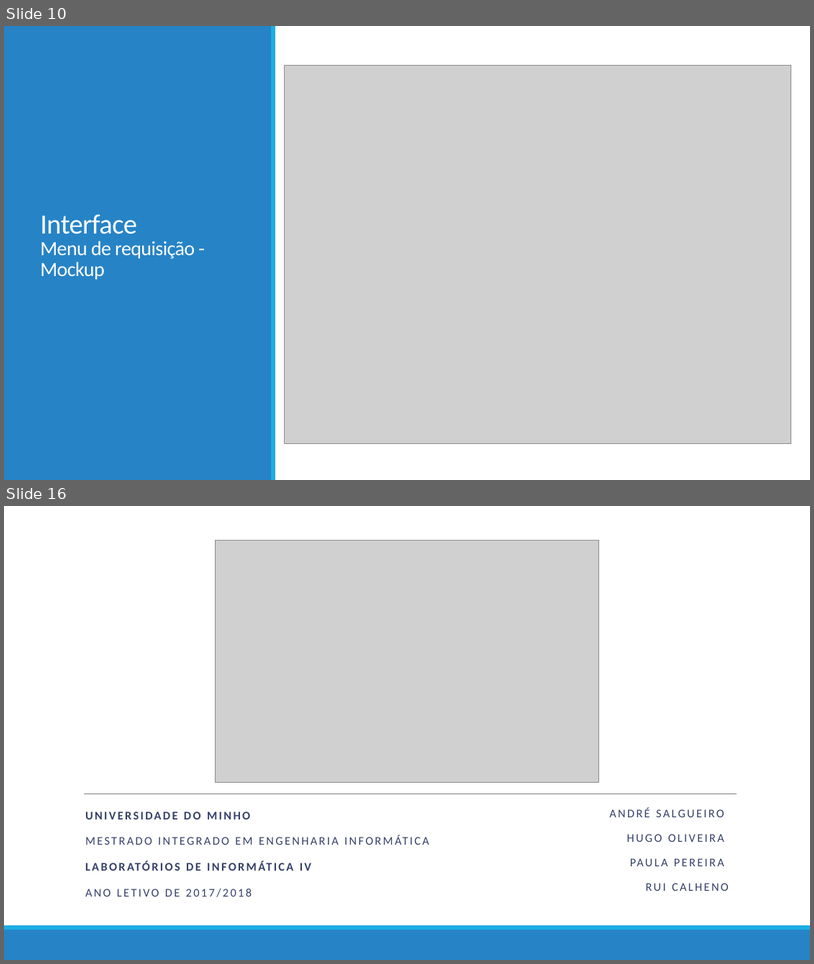
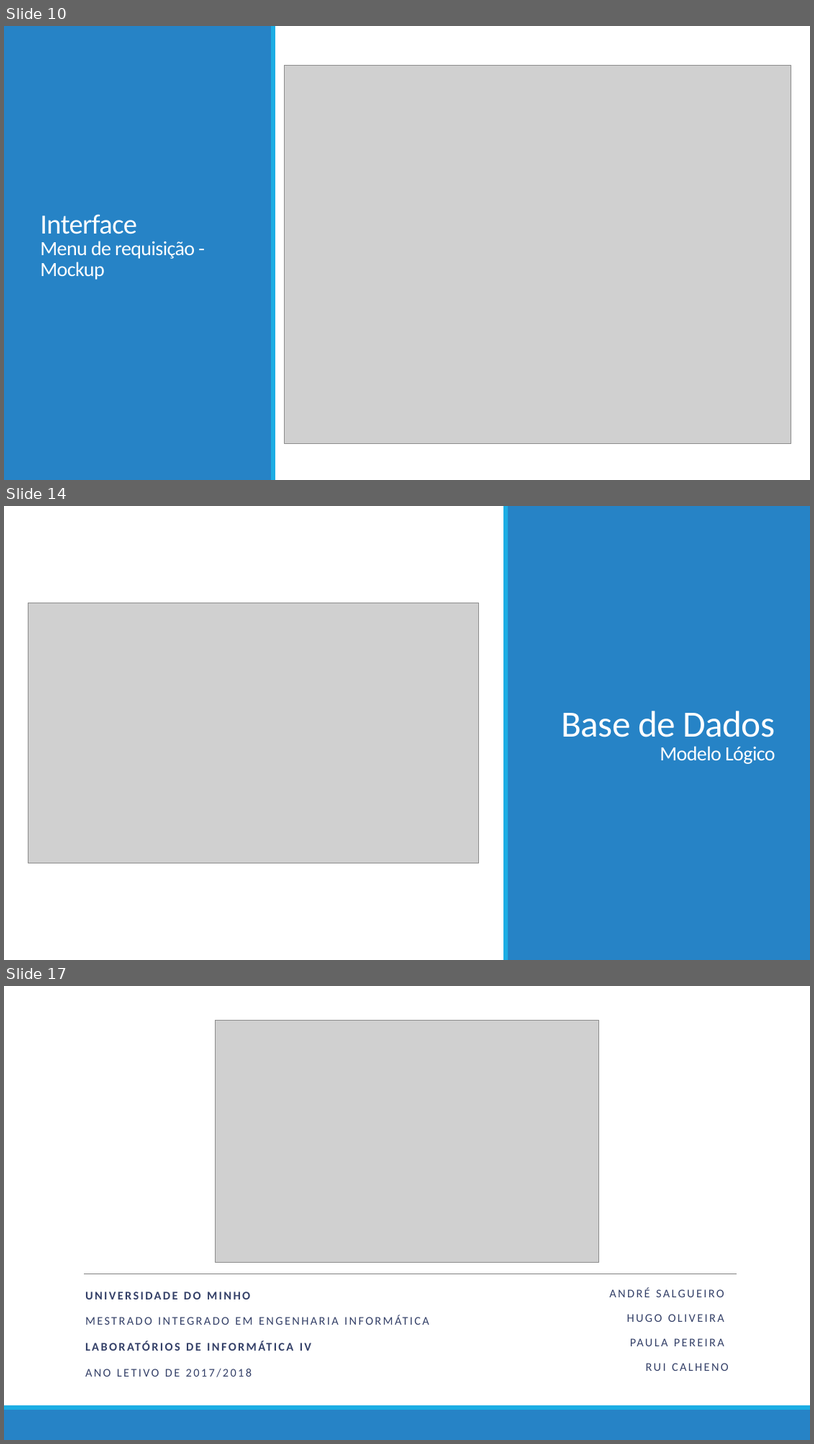
Before and after one commit to ruicalheno133/home-massage, a slide deck: Parte_III/Apresentação 3.pptx. Shown one above the other, each under a label of ours: slides 10 and 16 before the commit, slides 10, 14 and 17 after it; the slides between them are not shown. The pictures are 814x964 and 814x1444 pixels, drawn with LibreOffice and Linux fonts; fonts in the diff are those of the drawing; grey boxes stand for pictures. Boxes give left, top, right and bottom in pixels: in the first picture for what was removed or moved away, otherwise in the second. Text is boxed around its words. In the diff, an @@ line names an element or a change of style, - is before the commit and + after.

```diff
--- a/Parte_III/Apresentação 3.pptx
+++ b/Parte_III/Apresentação 3.pptx
@@ slide 14 added at box(4, 506, 810, 960), background #FFFFFF @@
@@ rectangle added at box(4, 506, 810, 960), fill #FFFFFF @@
@@ rectangle added at box(504, 506, 508, 960), fill #1CADE4 @@
@@ rectangle added at box(508, 506, 810, 960), fill #2683C6 @@
@@ picture added at box(28, 602, 479, 863) @@
@@ title added at box(561, 710, 776, 764), 24 pt, text #FFFFFF @@
+Base de Dados
+Modelo Lógico
@@ rectangle added at box(4, 929, 810, 960), fill #2683C6 @@
@@ rectangle added at box(4, 925, 810, 929), fill #1CADE4 @@
@@ what was slide 16 is now slide 17 @@
```
Also in this commit, not shown: 7 slides changed.
